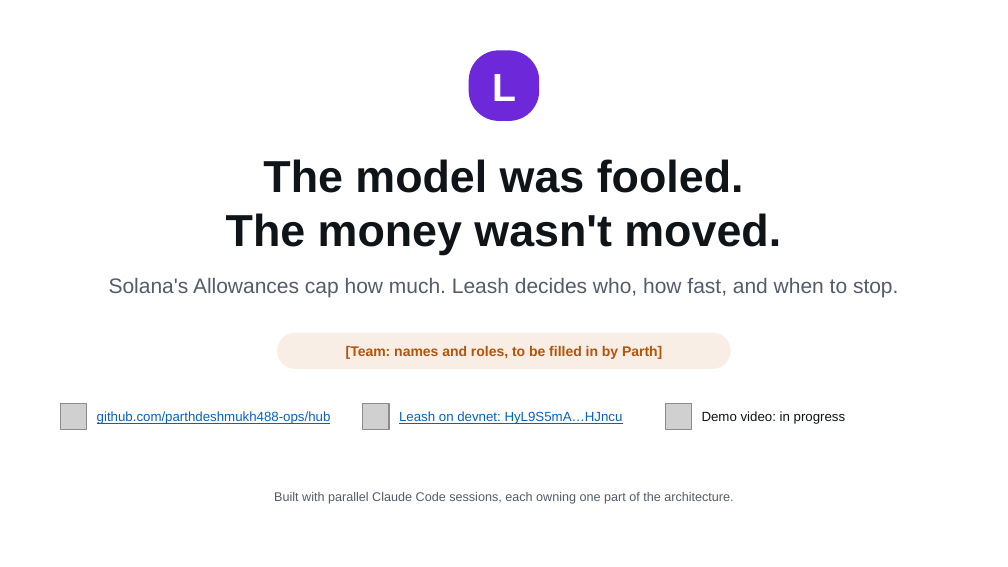
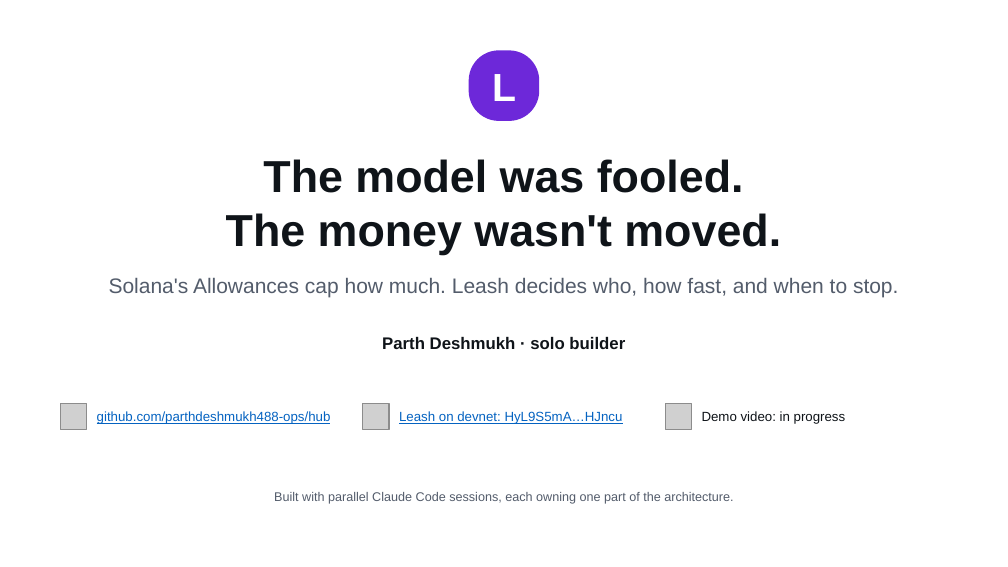
Before and after one commit to parthdeshmukh488-ops/hub, a slide deck: slide 13 of docs/pitch/leash-deck.pptx. Drawn at 1008x567 pixels with LibreOffice and Linux fonts; fonts in the diff are those of the drawing; grey boxes stand for pictures. Boxes give left, top, right and bottom in pixels: in the first picture for what was removed or moved away, otherwise in the second. Text is boxed around its words. In the diff, an @@ line names an element or a change of style, - is before the commit and + after.

```diff
--- a/docs/pitch/leash-deck.pptx
+++ b/docs/pitch/leash-deck.pptx
@@ rounded rectangle removed at <box>277,333,731,369</box> @@
@@ text removed at <box>346,346,662,359</box> @@
-[Team: names and roles, to be filled in by Parth]
@@ text added at <box>382,337,625,349</box>, 12 pt, text #0F1419, bold @@
+Parth Deshmukh · solo builder
```
Also in this commit, not shown: 1 other slide changed, 5 other files.
